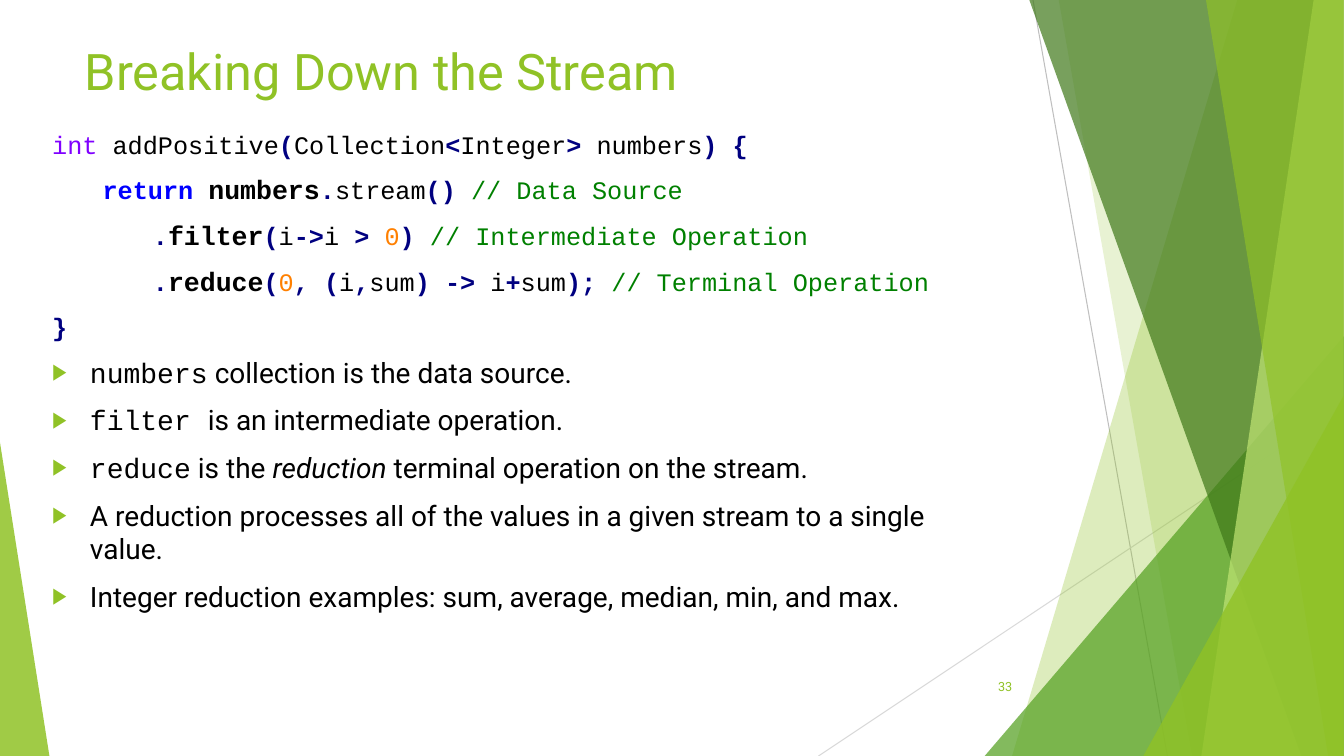
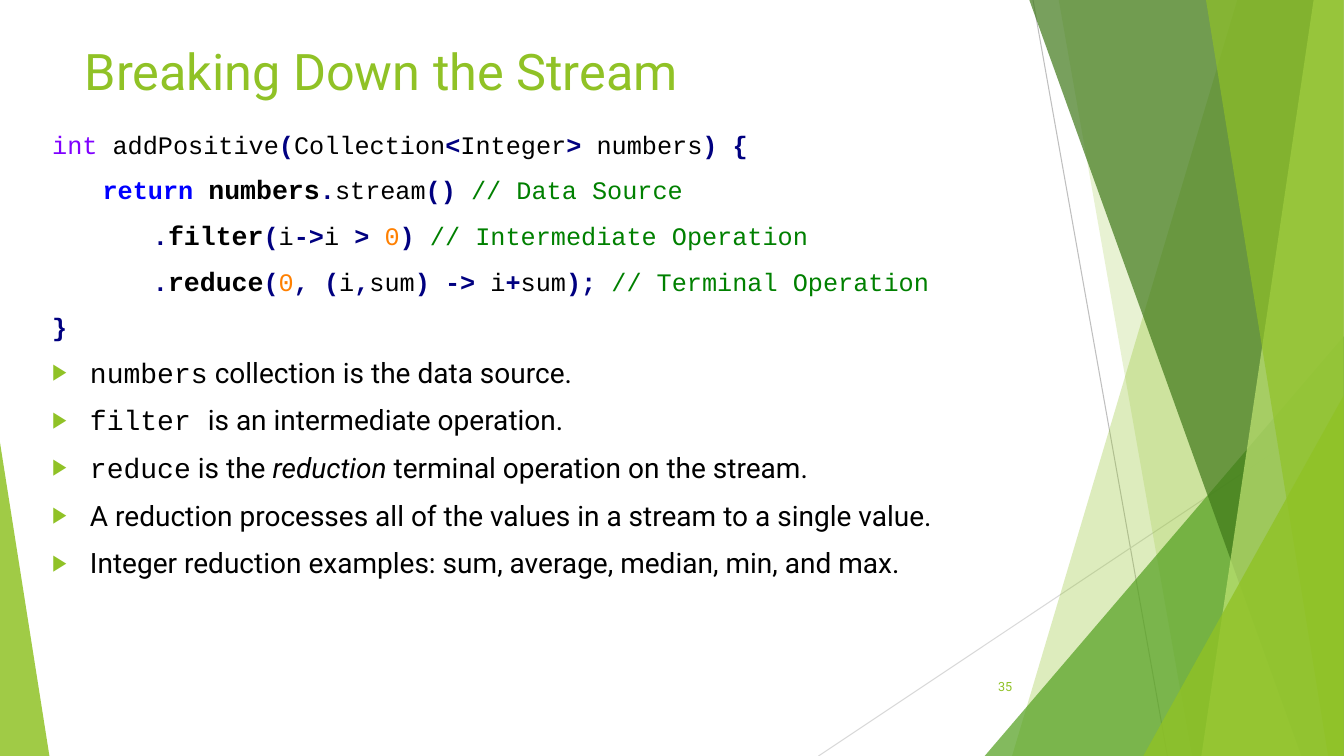
Before and after one commit to RichardRoda/2017-CodePaLOUsa-Lambda, a slide deck: slide 35 of Learning to Love the Lambda in the Stream.pptx (slide 33 before the commit). Drawn at 1344x756 pixels with LibreOffice and Linux fonts; fonts in the diff are those of the drawing. Boxes give left, top, right and bottom in pixels: in the first picture for what was removed or moved away, otherwise in the second. Text is boxed around its words. In the diff, an @@ line names an element or a change of style, - is before the commit and + after.

```diff
--- a/Learning to Love the Lambda in the Stream.pptx
+++ b/Learning to Love the Lambda in the Stream.pptx
@@ text at [90,504,931,532]: text changed @@
-▶ A reduction processes all of the values in a given stream to a single value.
+▶ A reduction processes all of the values in a stream to a single value.
@@ page number at [998,682,1012,691]: text changed @@
-33
+35
```
Also in this commit, not shown: 9 other slides changed, 1 slide added.
